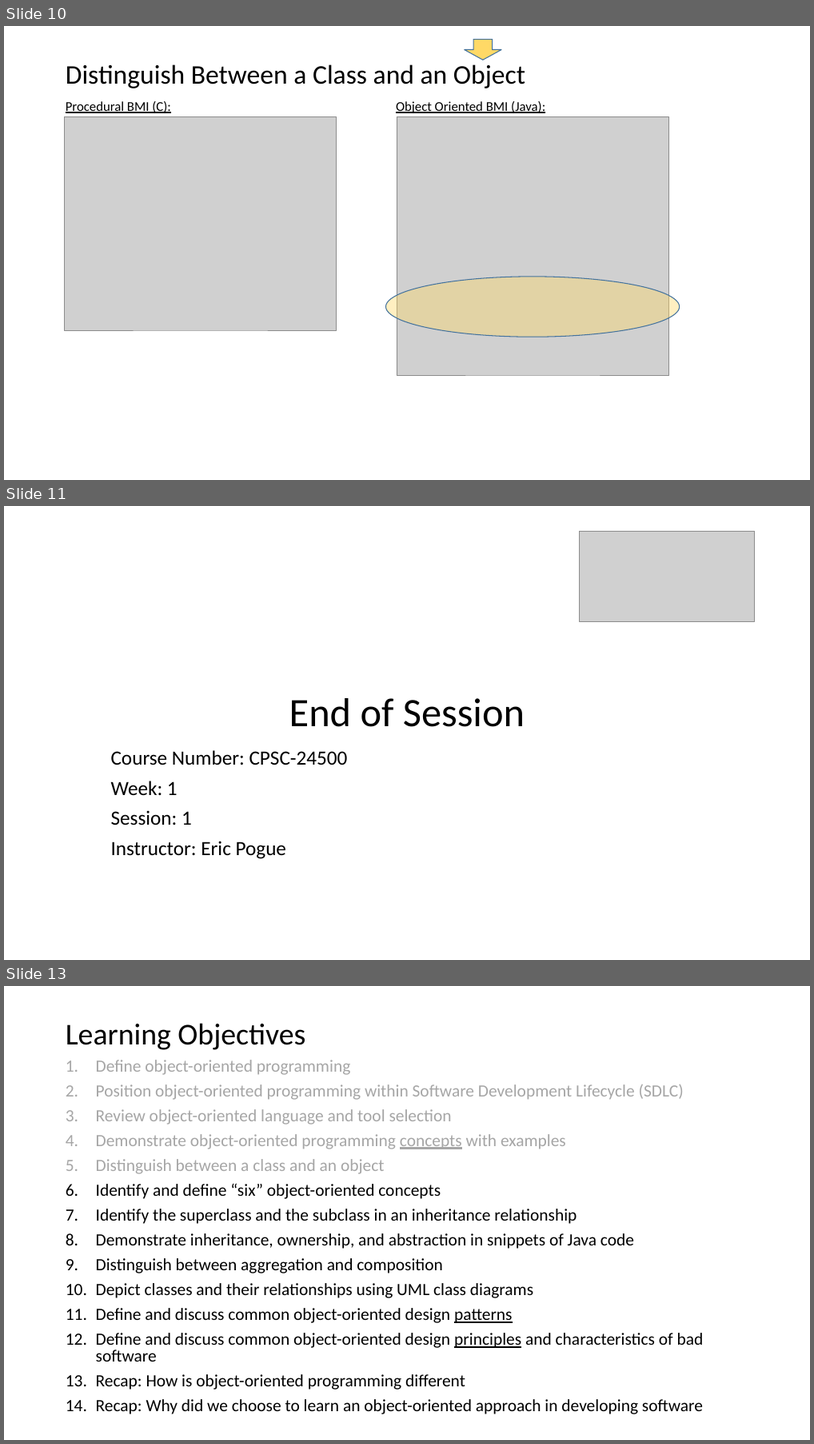
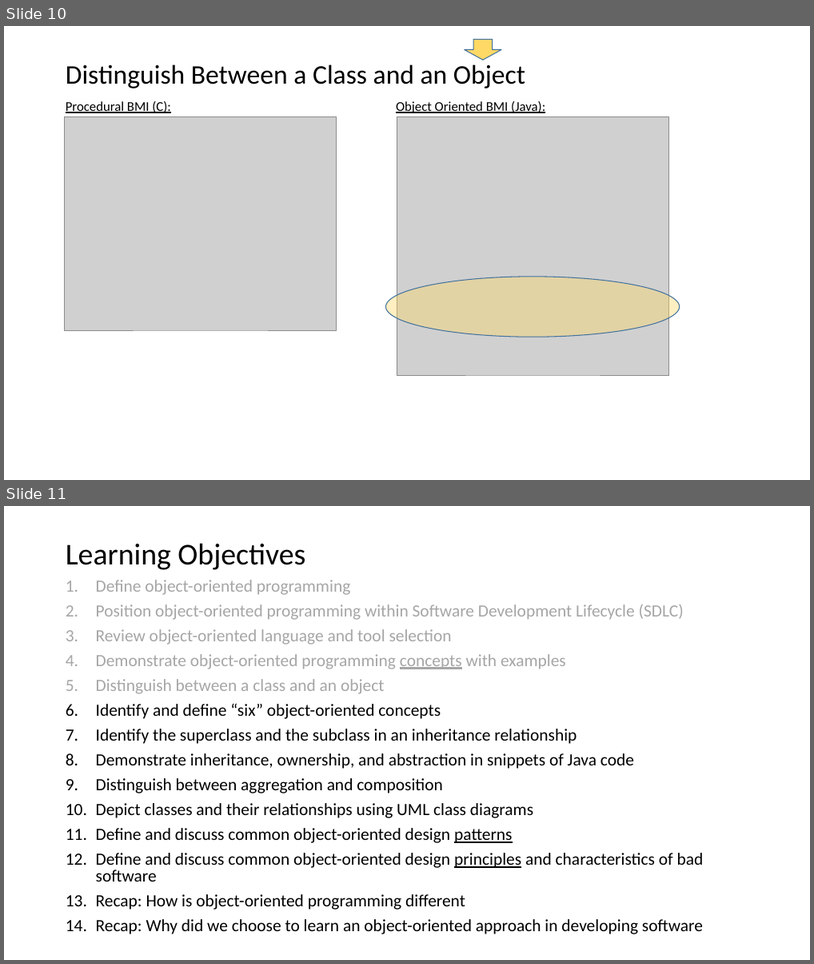
Before and after one commit to EricJPogue/www-epogue-info, a slide deck: CPSC-24500/Week01/2016SpringW01Slides.pptx. Shown one above the other, each under a label of ours: slides 10, 11 and 13 before the commit, slides 10 and 11 after it; the slides between them are not shown. The pictures are 814x1444 and 814x964 pixels, drawn with LibreOffice and Linux fonts; fonts in the diff are those of the drawing; grey boxes stand for pictures. Boxes give left, top, right and bottom in pixels: in the first picture for what was removed or moved away, otherwise in the second. Text is boxed around its words. In the diff, an @@ line names an element or a change of style, - is before the commit and + after.

```diff
--- a/CPSC-24500/Week01/2016SpringW01Slides.pptx
+++ b/CPSC-24500/Week01/2016SpringW01Slides.pptx
@@ slide 11 removed at (4, 506, 810, 960), background #FFFFFF @@
@@ picture removed at (579, 531, 755, 621) @@
@@ title removed at (290, 698, 525, 727) @@
-End of Session
@@ subtitle removed at (111, 750, 348, 859) @@
-Course Number: CPSC-24500
-Week: 1
-Session: 1
-Instructor: Eric Pogue
@@ what was slide 13 is now slide 11 @@
```
Also in this commit, not shown: 3 slides changed, 3 other slides removed, 1 other file.
